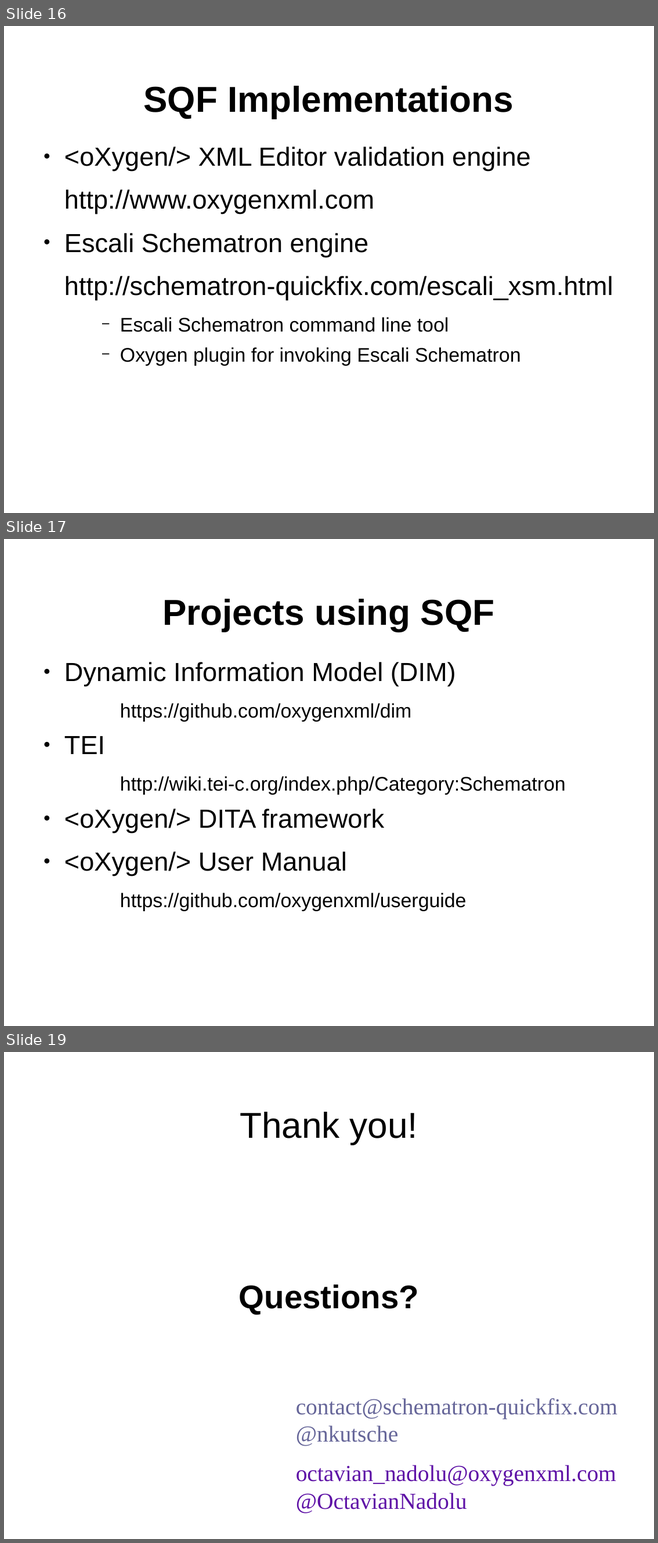
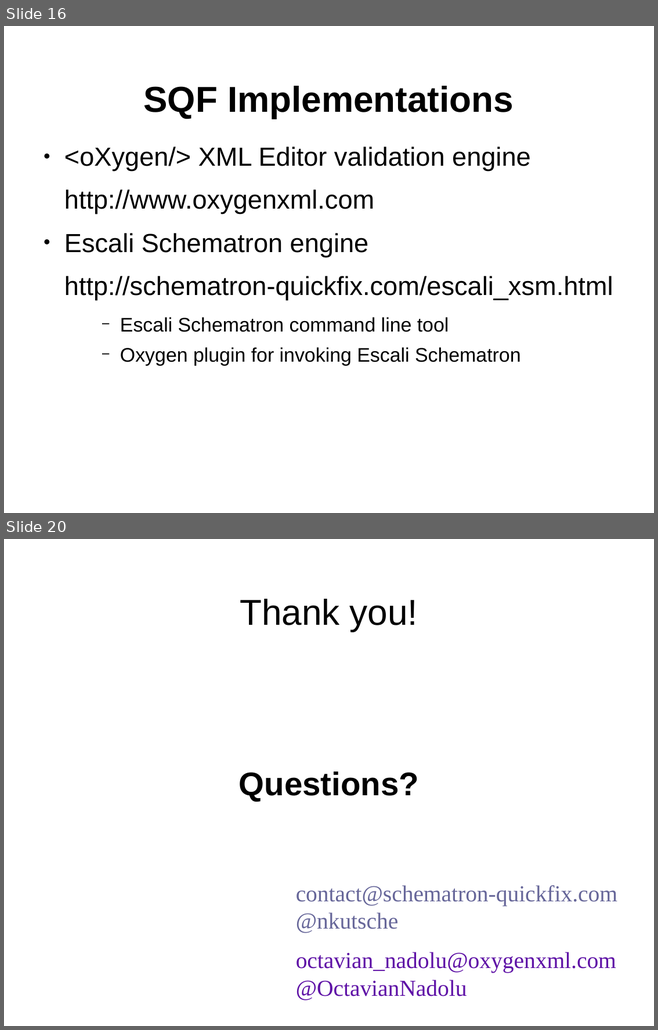
Before and after one commit to octavianN/Schematron-QuickFix-Language-Presentation, a slide deck: Final/SQF.odp. Shown one above the other, each under a label of ours: slides 16, 17 and 19 before the commit, slides 16 and 20 after it; the slides between them are not shown. The pictures are 658x1543 and 658x1030 pixels, drawn with LibreOffice and Linux fonts; fonts in the diff are those of the drawing; background and template pictures are left out. Boxes give left, top, right and bottom in pixels: in the first picture for what was removed or moved away, otherwise in the second. Text is boxed around its words. In the diff, an @@ line names an element or a change of style, - is before the commit and + after.

Commit message:
Updated sample projects in the presentation slides.

```diff
--- a/Final/SQF.odp
+++ b/Final/SQF.odp
@@ slide 17 removed at [4,539,654,1026], background #FFFFFF; not listed: 1 template element that a slide beside it also shows @@
@@ title removed at [162,599,494,631] @@
-Projects using SQF
@@ text removed at [64,662,565,911] @@
-● Dynamic Information Model (DIM)
-    https://github.com/oxygenxml/dim
-● TEI
-    http://wiki.tei-c.org/index.php/Category:Schematron
-● <oXygen/> DITA framework
-● <oXygen/> User Manual
-    https://github.com/oxygenxml/userguide
@@ what was slide 19 is now slide 20 @@
```
Also in this commit, not shown: 4 slides changed, 2 slides added.
